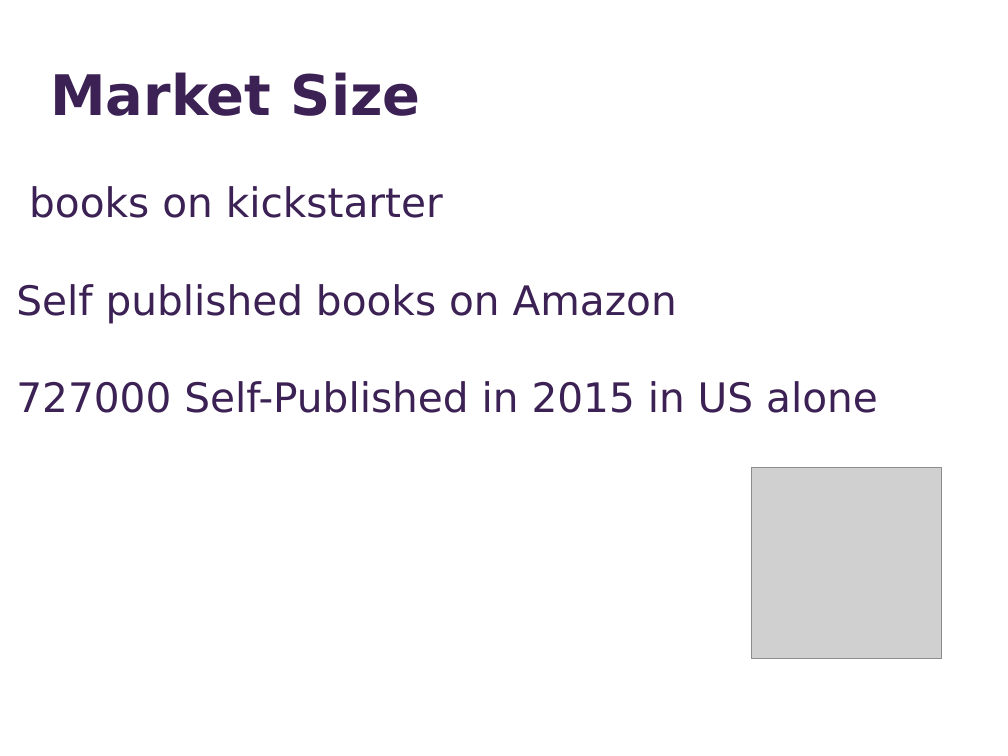
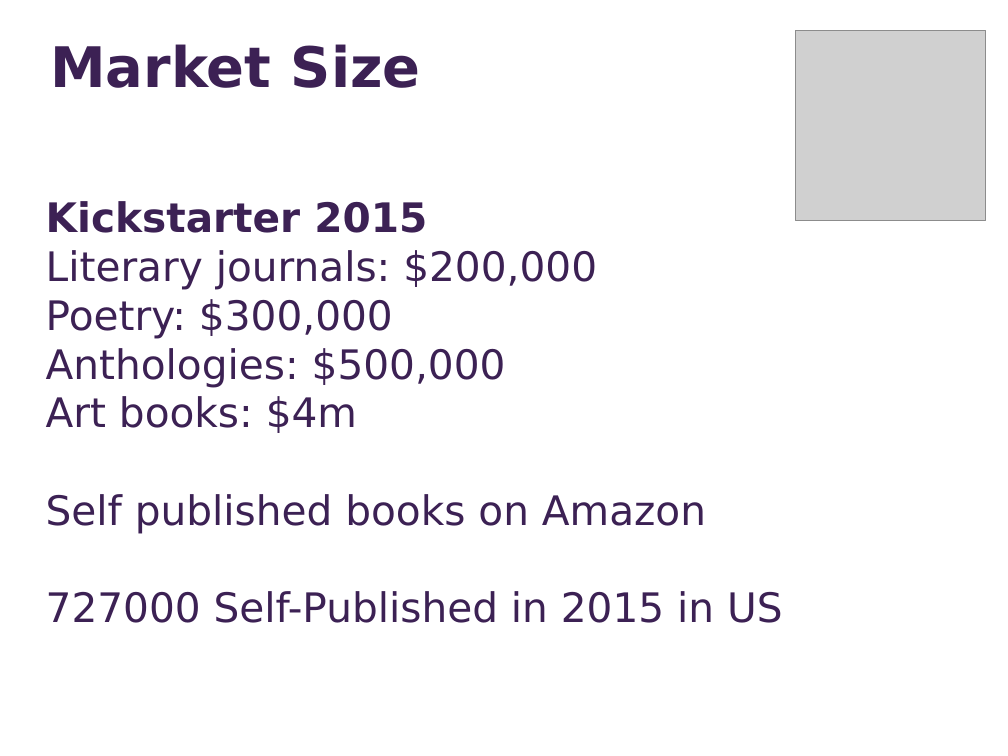
Before and after one commit to ece106/tomatocan, a slide deck: slide 5 of public/pitchSlides.pptx. Drawn at 1008x756 pixels with LibreOffice and Linux fonts; fonts in the diff are those of the drawing; grey boxes stand for pictures. Boxes give left, top, right and bottom in pixels: in the first picture for what was removed or moved away, otherwise in the second. Text is boxed around its words. In the diff, an @@ line names an element or a change of style, - is before the commit and + after.

Commit message:
ASU Slides

```diff
--- a/public/pitchSlides.pptx
+++ b/public/pitchSlides.pptx
@@ text "Market Size": place and size @@
-text "Market Size" at [50,72,421,116]
+text "Market Size" at [50,44,421,88]
@@ picture: place and size @@
-picture at [752,468,942,659]
+picture at [796,30,986,220]
@@ text at [46,201,597,433]: text changed @@
-books on kickstarter
+Kickstarter 2015
+Literary journals: $200,000
+Poetry: $300,000
+Anthologies: $500,000
+Art books: $4m
@@ text "Kickstarter 2015": place and size @@
-text "Kickstarter 2015" at [16,186,878,413]
+text "Kickstarter 2015" at [46,201,783,623]
@@ text at [46,591,783,623]: text changed @@
-727000 Self-Published in 2015 in US alone
+727000 Self-Published in 2015 in US
```
Also in this commit, not shown: 5 other slides changed, 1 slide removed, 4 other files.
